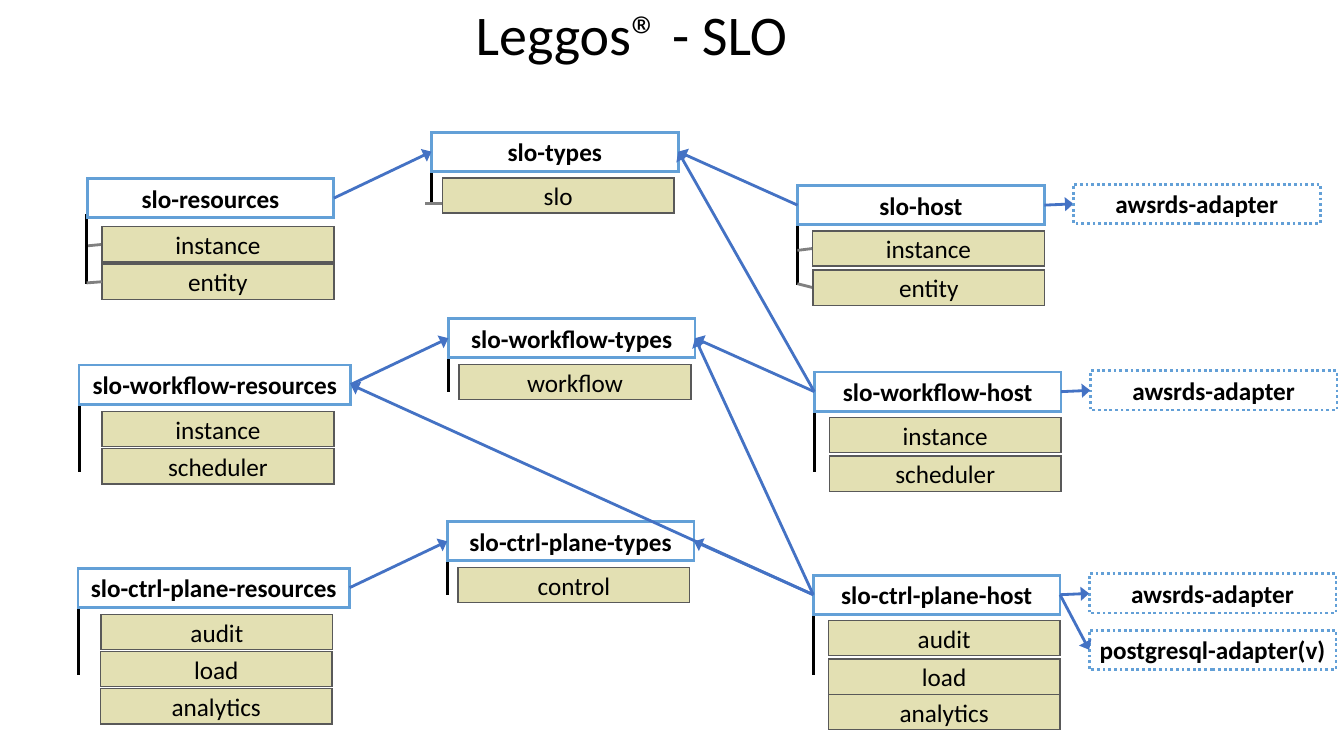
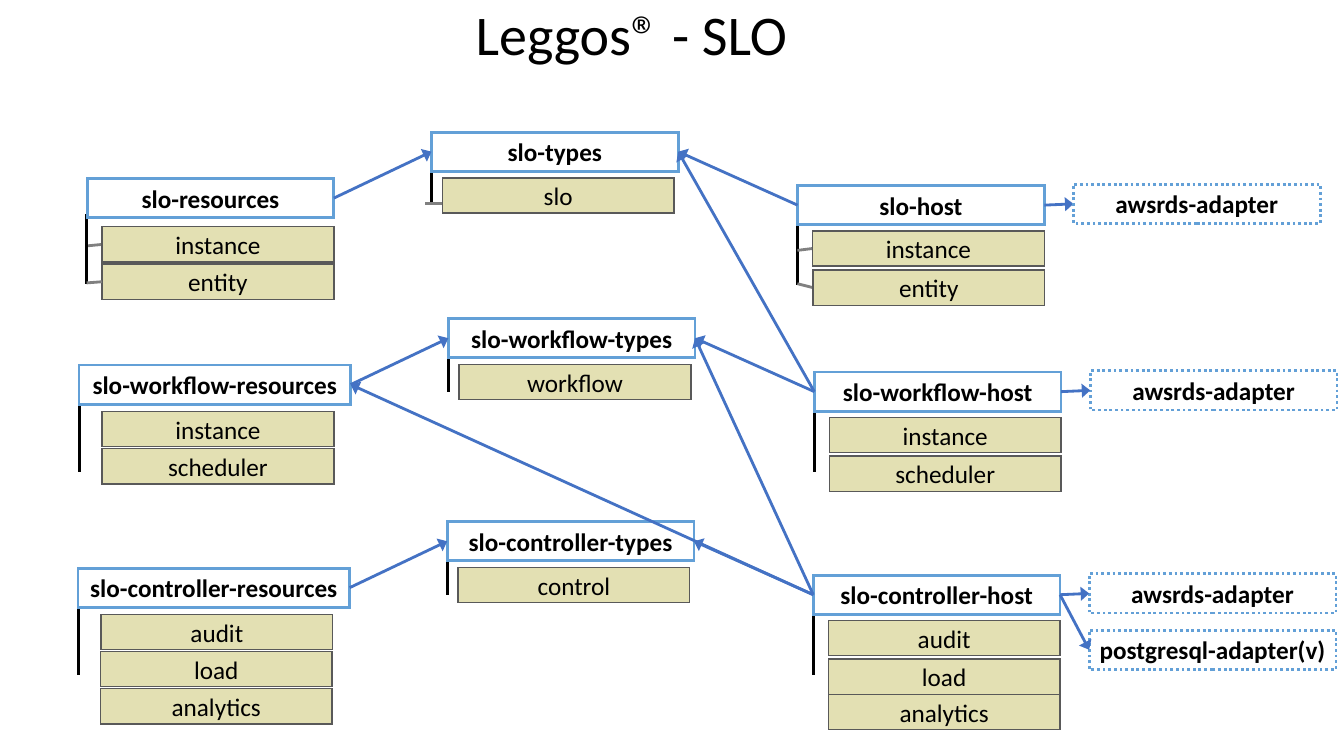
Before and after one commit to idiomatic-go/application-architecture, a slide deck: slide 5 of GO-Micro-Resources-Application.pptx. Drawn at 1344x756 pixels with LibreOffice and Linux fonts; fonts in the diff are those of the drawing. Boxes give left, top, right and bottom in pixels: in the first picture for what was removed or moved away, otherwise in the second. Text is boxed around its words. In the diff, an @@ line names an element or a change of style, - is before the commit and + after.

```diff
--- a/GO-Micro-Resources-Application.pptx
+++ b/GO-Micro-Resources-Application.pptx
@@ text in rectangle at <box>469,530,673,555</box>: text changed @@
-slo-ctrl-plane-types
+slo-controller-types
@@ text in rectangle at <box>90,579,337,598</box>: text changed @@
-slo-ctrl-plane-resources
+slo-controller-resources
@@ text in rectangle at <box>840,586,1032,605</box>: text changed @@
-slo-ctrl-plane-host
+slo-controller-host
```
